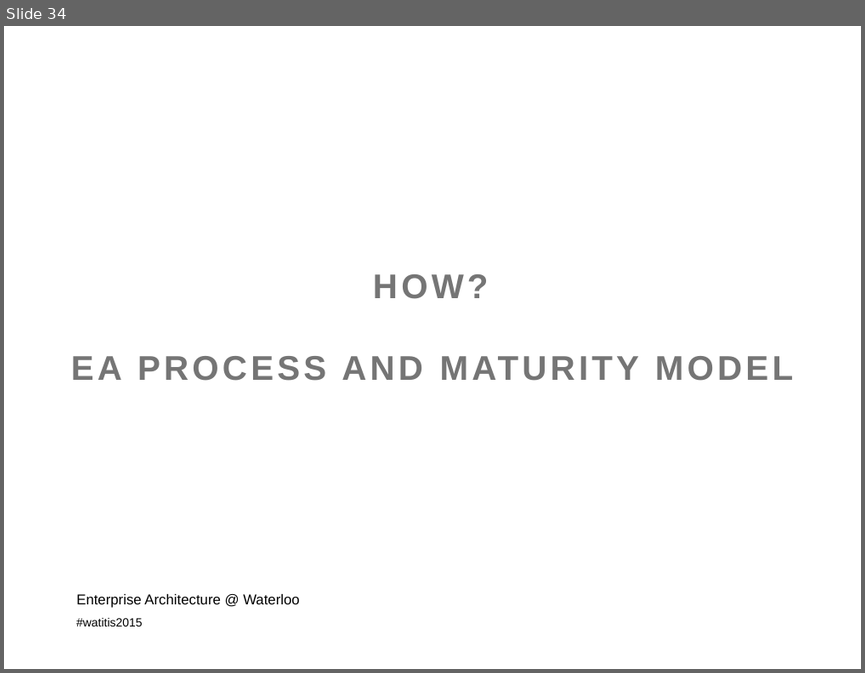
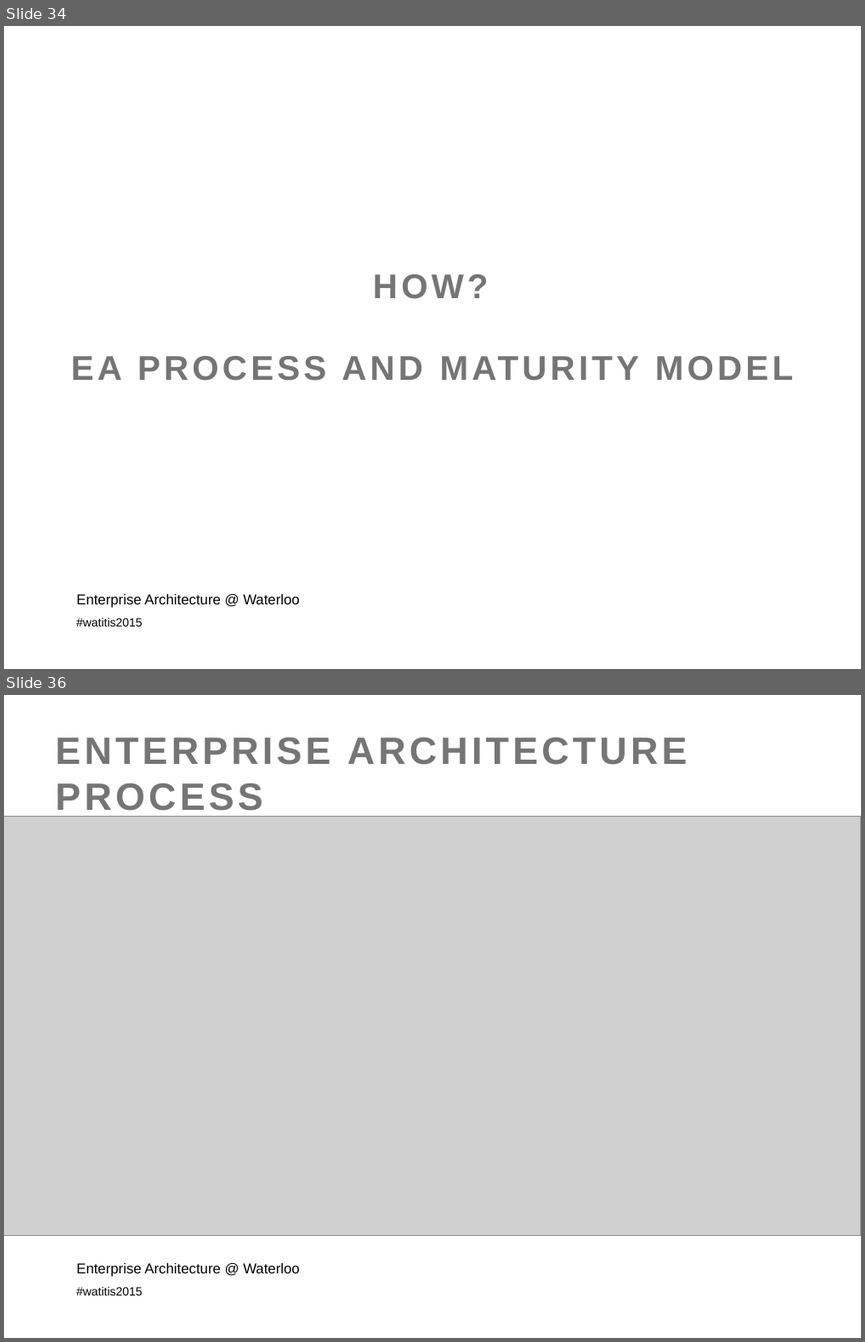
Before and after one commit to colinbellCA/presentation-istea-watitis2015, a slide deck: ISTEA-WatITis2015.pptx. Shown one above the other, each under a label of ours: slide 34 before the commit, slides 34 and 36 after it; the slides between them are not shown. The pictures are 865x673 and 865x1342 pixels, drawn with LibreOffice and Linux fonts; fonts in the diff are those of the drawing; grey boxes stand for pictures; background and template pictures are left out. Boxes give left, top, right and bottom in pixels: in the first picture for what was removed or moved away, otherwise in the second. Text is boxed around its words. In the diff, an @@ line names an element or a change of style, - is before the commit and + after.

```diff
--- a/ISTEA-WatITis2015.pptx
+++ b/ISTEA-WatITis2015.pptx
@@ slide 36 added at box(4, 695, 861, 1338), background picture (left out); not listed: 1 template element that a slide beside it also shows @@
@@ title added at box(55, 737, 687, 817), 32 pt, text #757575, bold @@
+ENTERPRISE ARCHITECTURE PROCESS
@@ picture added at box(4, 817, 861, 1236) @@
@@ text added at box(76, 1263, 300, 1276), 12 pt, text #000000 @@
+Enterprise Architecture @ Waterloo
```
Also in this commit, not shown: 4 slides changed, 12 other slides added, 1 slide removed, 4 other files.
